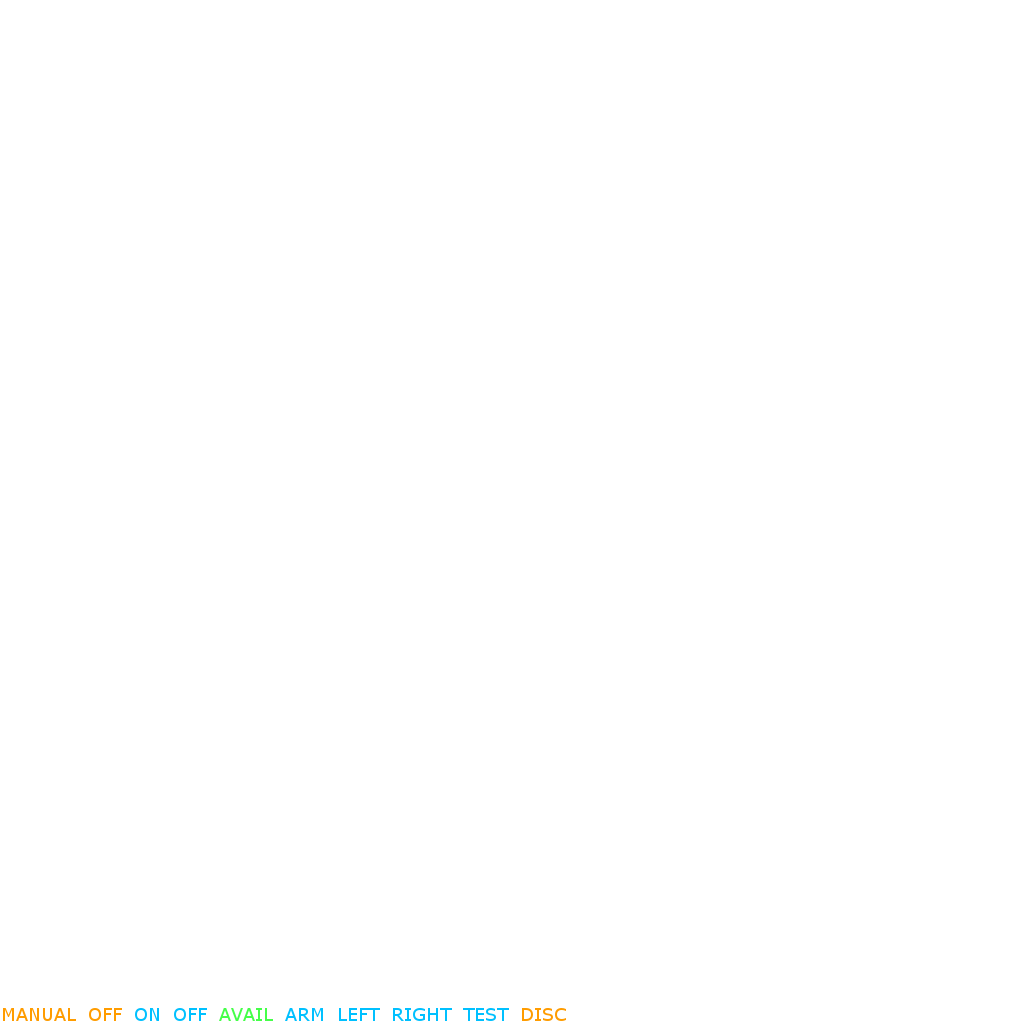
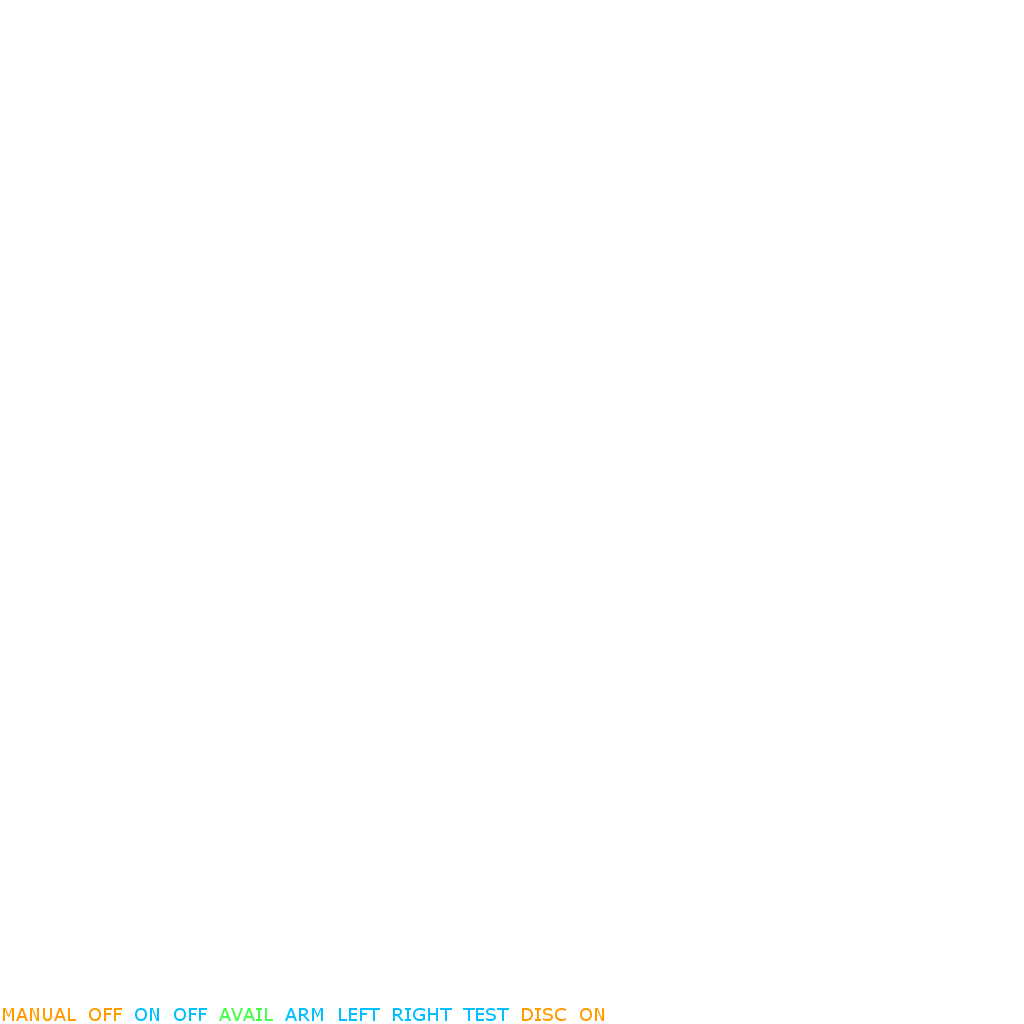
Revision of a layered 1024×1024 image; what changed, layer by layer:
painted on "MANUAL OFF ON OFF AVAIL A..." over (580, 1008, 604, 1021)
